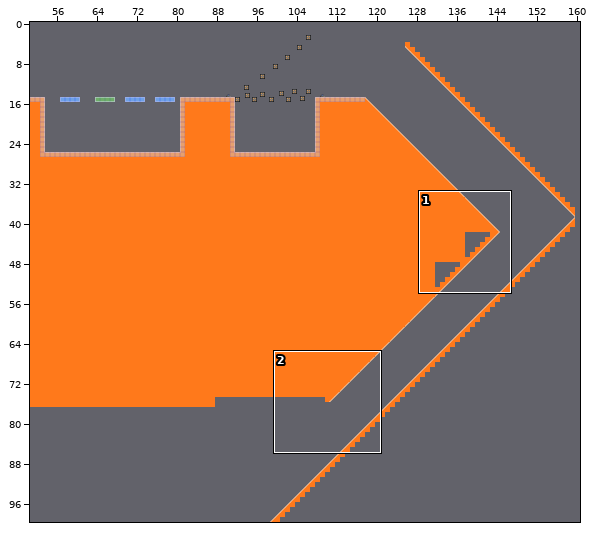
A Tiled map gets an edit: assets/maps/level2.tmx. Above, an overview of the earlier version with the close-up marked.
Close-up. Before the edit:
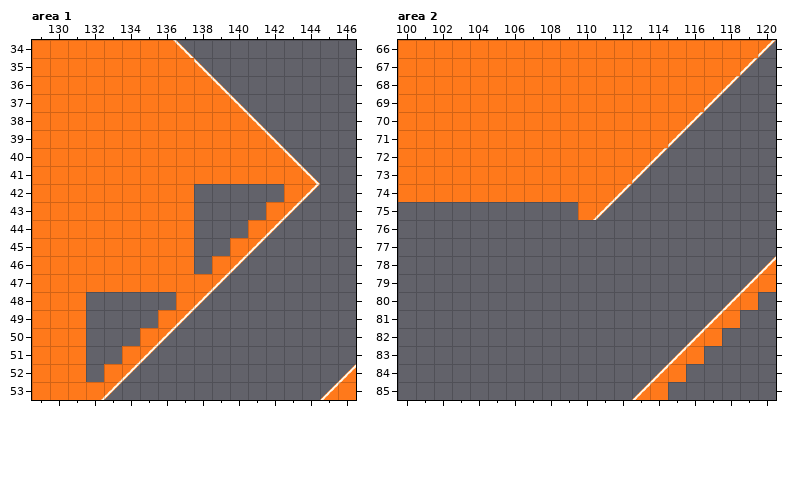
Cells are 32x32 px. Shown: area 1 x 129..146, y 34..53; area 2 x 100..120, y 66..85. The commit also changed other parts of the map, which this record leaves out.
After:
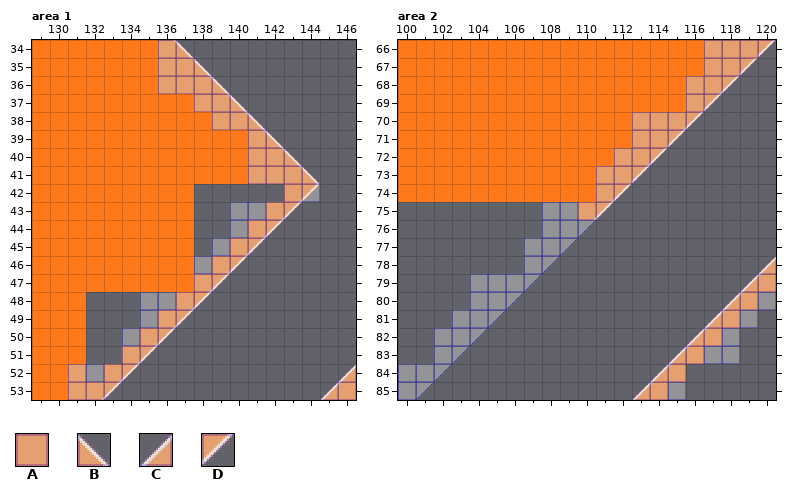
Key: from "collision": A 0, B 3, C 3 turned 270, D 3 turned 90.
_ is an empty cell.
See-through tiles are keyed as they look on the map.
From old to new:
Changed rows in their new state; . is an unchanged cell.
Layer "SharedCollision", area 1:
first column x 131:
34 .....AB.........
35 .....AAB........
36 .....AAAB.......
37 .......AAB......
38 ........AAB.....
39 ..........AB....
40 ..........AAB...
41 ..........AAAB..
42 ............AA..
43 .........AAAD...
44 .........AAD....
45 ........AAD.....
46 .......AAD......
47 .......AD.......
48 ....AAAD........
49 ....AAD.........
50 ...AAD..........
51 ...AD...........
52 AAAD...........C
53 AAD...........CA
Layer "SharedCollision", area 2:
first column x 100:
66 .................AAAD
67 .................AAD.
68 ................AAD..
69 ................AD...
70 .............AAAD....
71 .............AAD.....
72 ............AAD......
73 ...........AAD.......
74 ...........AD........
75 ........AAAD.........
76 ........AAD..........
77 .......AAD...........
78 .......AD...........C
79 ....AAAD...........CA
80 ....AAD...........CAA
81 ...AAD...........CAA.
82 ..AAD...........CAA..
83 ..AD...........CAAA..
84 AAD...........CA.....
85 AD...........CAA.....
Changed places in both close-ups, as pixel boxes (x1, y1, x2, y2):
added: (68, 40, 320, 400)
added: (320, 364, 356, 400)
added: (398, 40, 776, 400)
